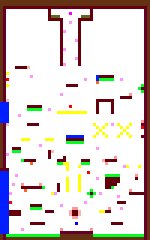
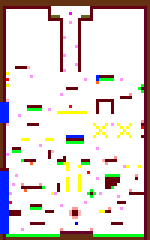
Before/after of a 150 x 240 layered artwork. What changed in the layer stack:
painted on "lastLevel.png" over (51, 6, 90, 90)
